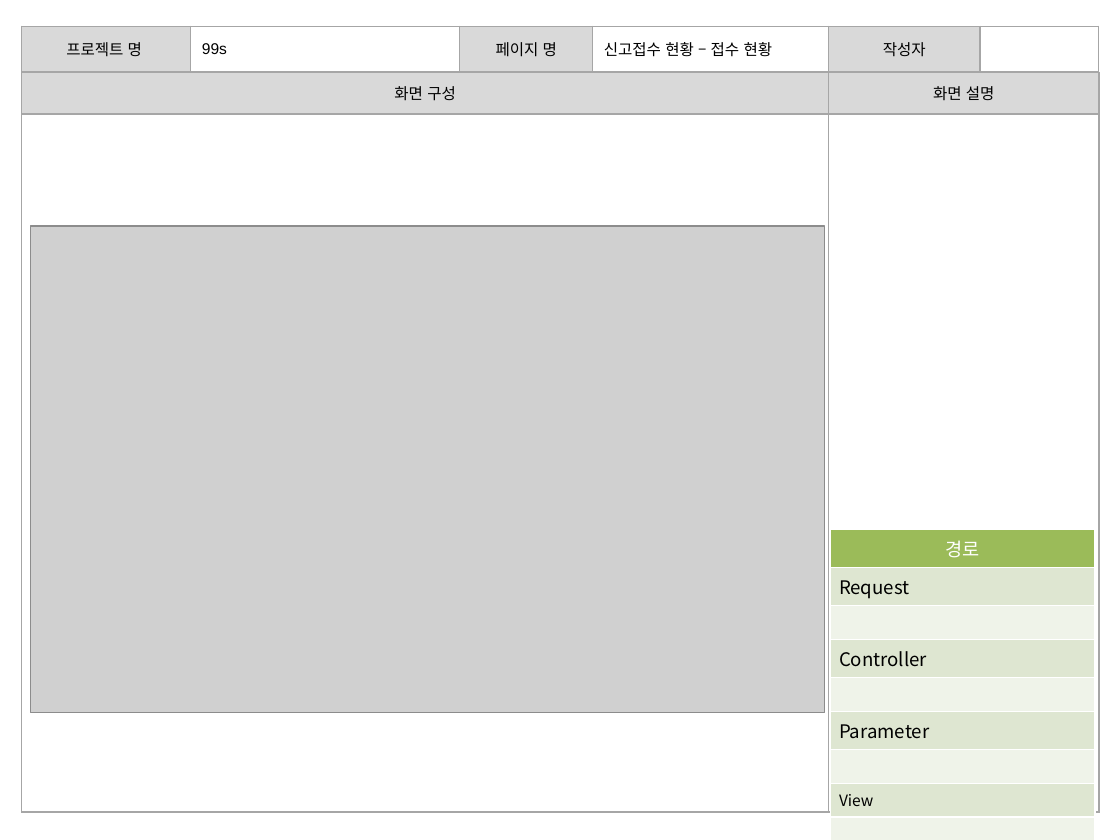
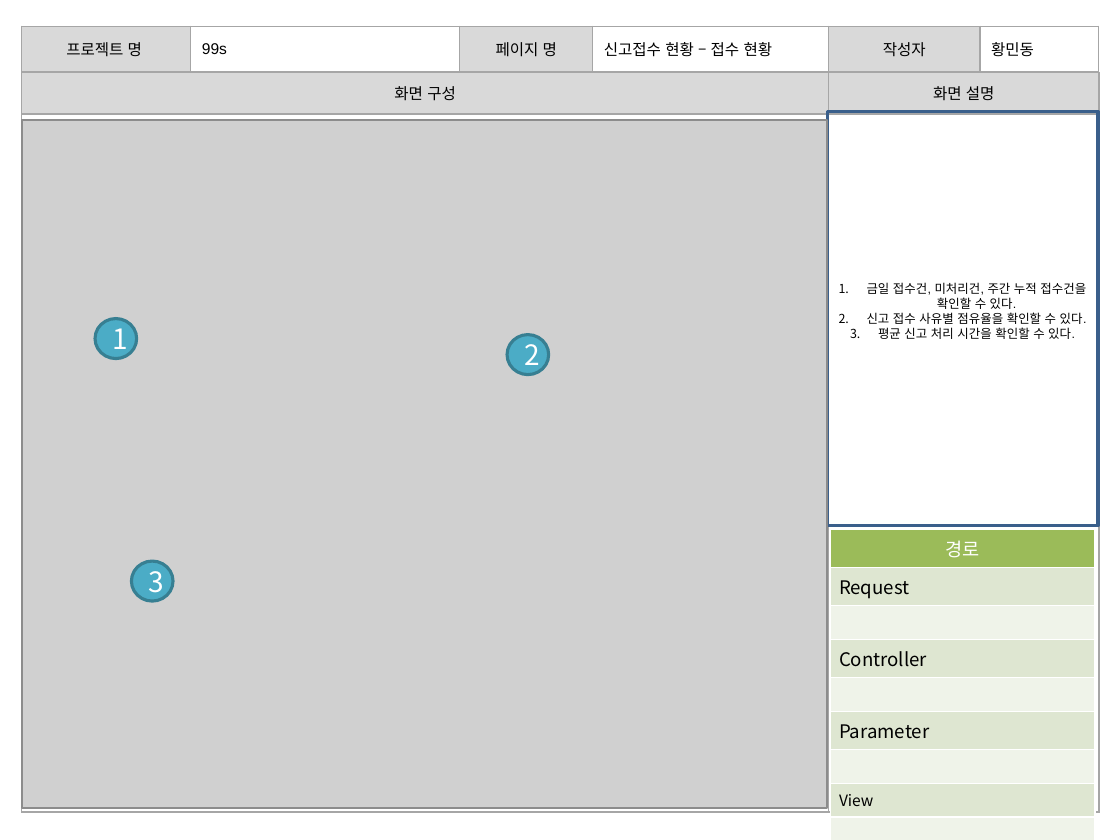
Before and after one commit to banana1531/ggs, a slide deck: slide 4 of doc/0.공용폴더/07 스토리보드/스토리보드 - 관리자 페이지.pptx (slide 3 before the commit). Drawn at 1120x840 pixels with LibreOffice and Linux fonts; fonts in the diff are those of the drawing; grey boxes stand for pictures. Boxes give left, top, right and bottom in pixels: in the first picture for what was removed or moved away, otherwise in the second. Text is boxed around its words. In the diff, an @@ line names an element or a change of style, - is before the commit and + after.

```diff
--- a/doc/0.공용폴더/07 스토리보드/스토리보드 - 관리자 페이지.pptx
+++ b/doc/0.공용폴더/07 스토리보드/스토리보드 - 관리자 페이지.pptx
@@ table at (21,26,1099,72) @@
-row 1, column 6: 
+row 1, column 6: 황민동
@@ rectangle added at (827,111,1098,525), outline #3A5F8C 2 pt, 8 pt, text #000000 @@
+1. 금일 접수건, 미처리건, 주간 누적 접수건을 확인할 수 있다.
+2. 신고 접수 사유별 점유율을 확인할 수 있다.
+3. 평균 신고 처리 시간을 확인할 수 있다.
@@ picture: place and size @@
-picture at (31,226,825,713)
+picture at (22,120,828,808)
@@ ellipse added at (95,318,137,358), fill #4BACC6, outline #377F92 2 pt, 18 pt, text #FFFFFF @@
+1
@@ ellipse added at (507,335,549,375), fill #4BACC6, outline #377F92 2 pt, 18 pt, text #FFFFFF @@
+2
@@ ellipse added at (131,561,172,601), fill #4BACC6, outline #377F92 2 pt, 18 pt, text #FFFFFF @@
+3
```
Also in this commit, not shown: 11 other slides changed, 2 slides added.
